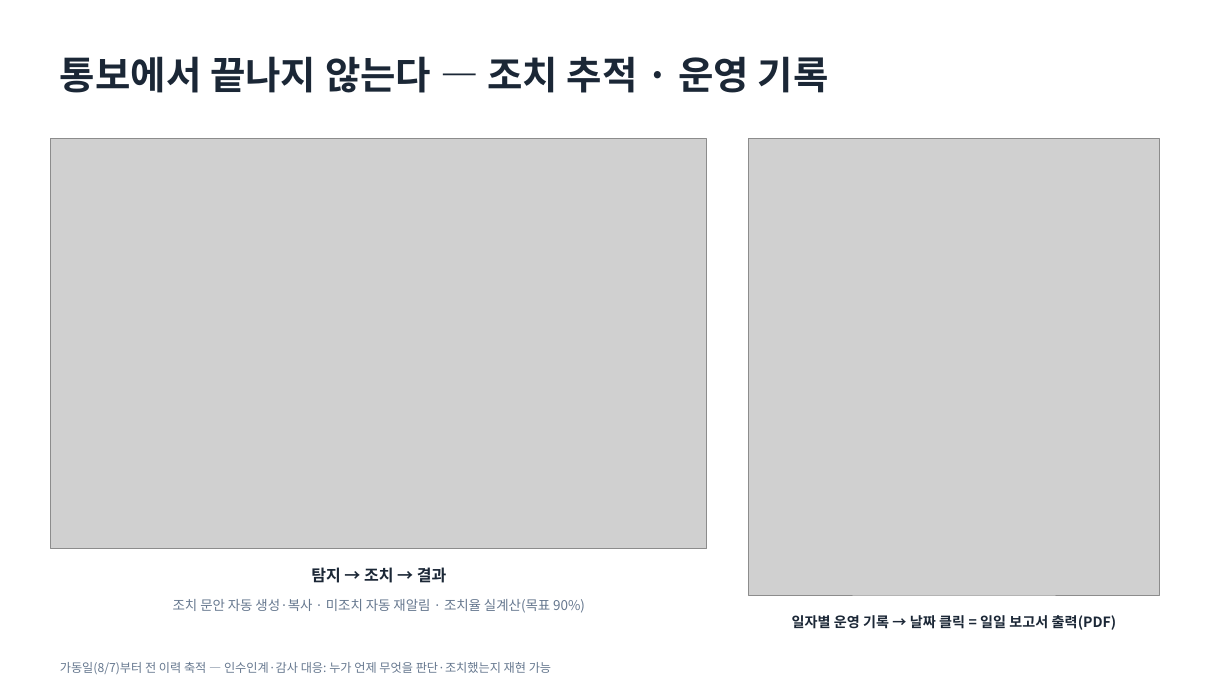
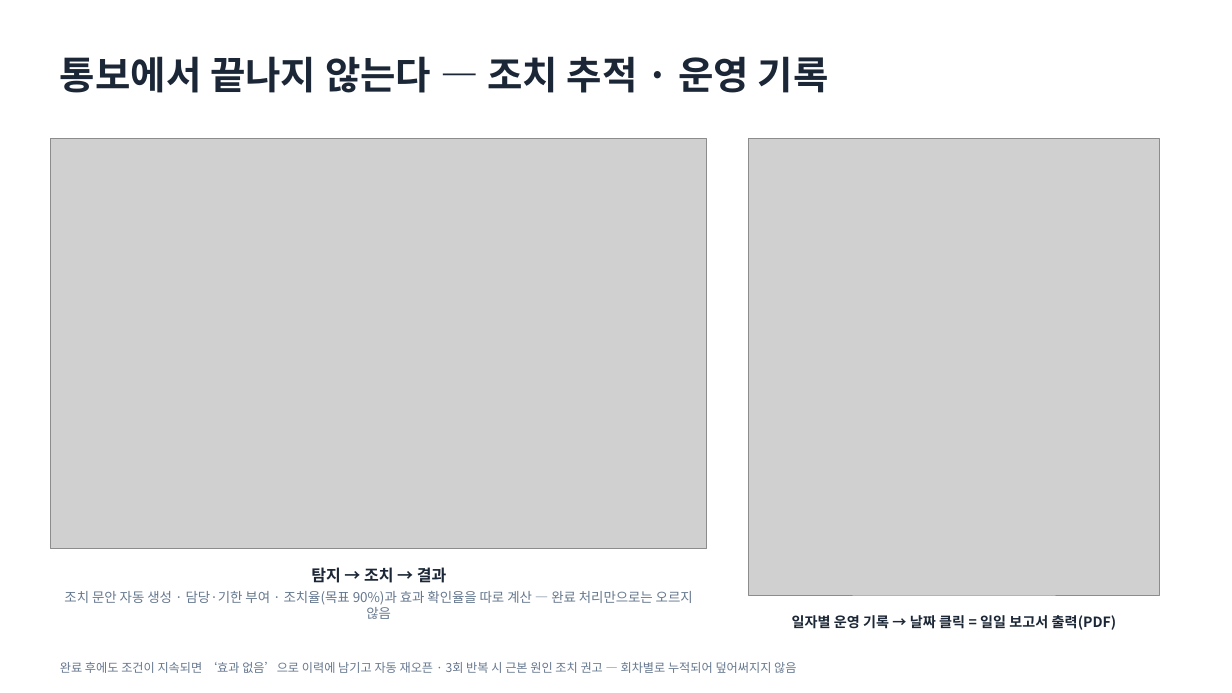
Before and after one commit to hodoo0831-coder/zenf-, a slide deck: slide 6 of ZEN_ZAIC_보고자료.pptx. Drawn at 1232x693 pixels with LibreOffice and Linux fonts; fonts in the diff are those of the drawing; grey boxes stand for pictures. Boxes give left, top, right and bottom in pixels: in the first picture for what was removed or moved away, otherwise in the second. Text is boxed around its words. In the diff, an @@ line names an element or a change of style, - is before the commit and + after.

```diff
--- a/ZEN_ZAIC_보고자료.pptx
+++ b/ZEN_ZAIC_보고자료.pptx
@@ text at box(64, 591, 693, 619): text changed @@
-조치 문안 자동 생성·복사 · 미조치 자동 재알림 · 조치율 실계산(목표 90%)
+조치 문안 자동 생성 · 담당·기한 부여 · 조치율(목표 90%)과 효과 확인율을 따로 계산 — 완료 처리만으로는 오르지 않음
@@ text at box(60, 662, 796, 673): text changed @@
-가동일(8/7)부터 전 이력 축적 — 인수인계·감사 대응: 누가 언제 무엇을 판단·조치했는지 재현 가능
+완료 후에도 조건이 지속되면 ‘효과 없음’으로 이력에 남기고 자동 재오픈 · 3회 반복 시 근본 원인 조치 권고 — 회차별로 누적되어 덮어써지지 않음
```
Also in this commit, not shown: 3 other files.
